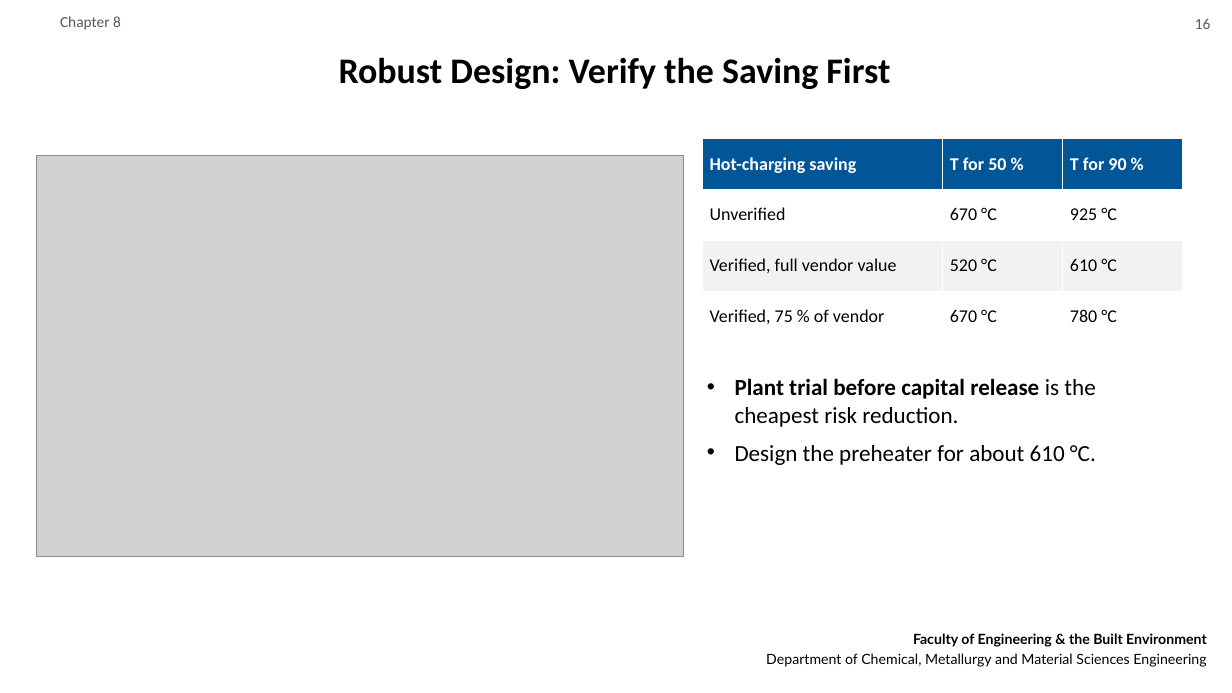
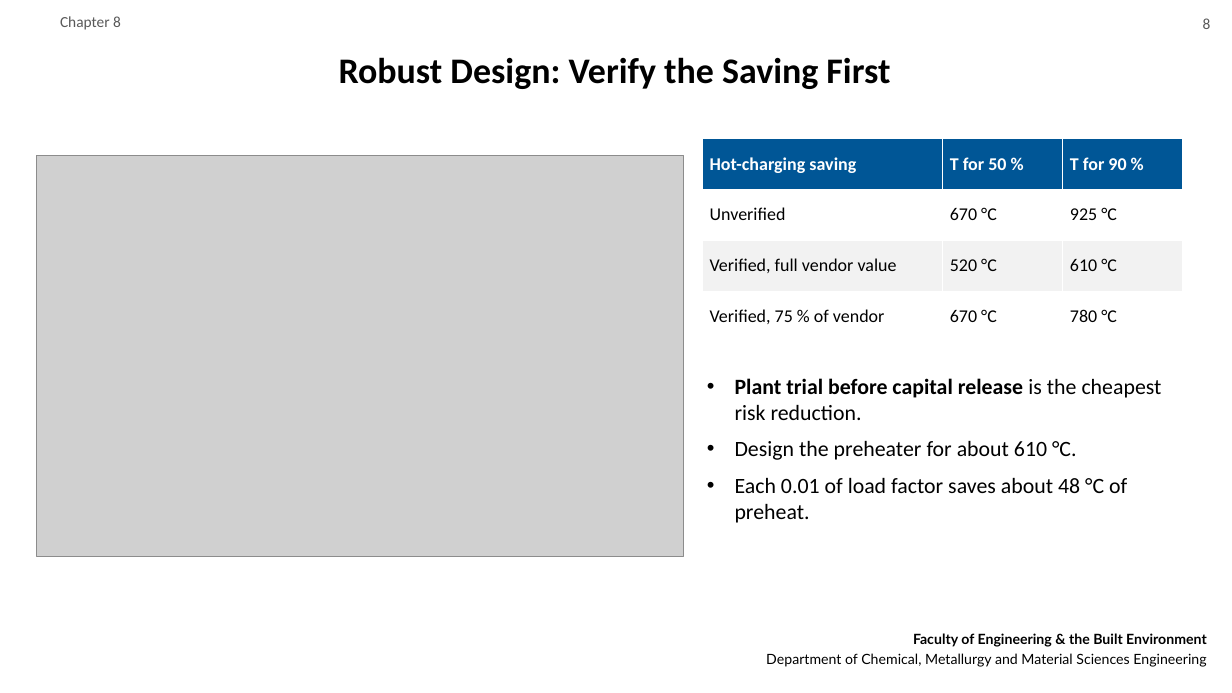
Before and after one commit to motsemmetebogo6-blip/START-UP, a slide deck: slide 8 of deliverables/MPG118S_Final_Presentation.pptx (slide 16 before the commit). Drawn at 1232x693 pixels with LibreOffice and Linux fonts; fonts in the diff are those of the drawing; grey boxes stand for pictures; background and template pictures are left out. Boxes give left, top, right and bottom in pixels: in the first picture for what was removed or moved away, otherwise in the second. Text is boxed around its words. In the diff, an @@ line names an element or a change of style, - is before the commit and + after.

```diff
--- a/deliverables/MPG118S_Final_Presentation.pptx
+++ b/deliverables/MPG118S_Final_Presentation.pptx
@@ text at [1203, 18, 1211, 29]: text changed @@
-16
+8
@@ text at [735, 378, 1162, 460]: size 18 to 17 pt in "Plant trial before capital release is the ...", "Design the preheater for about 610 °C." @@
@@ text at [735, 478, 1127, 523]: paragraph added @@
+• Each 0.01 of load factor saves about 48 °C of preheat.
```
Also in this commit, not shown: 16 other slides changed, 4 slides added, 30 slides removed, 3 other files.
